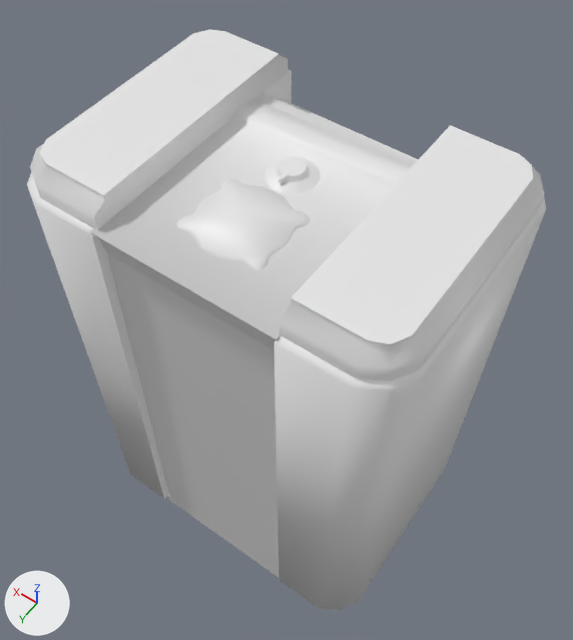
What one commit did to the FBX model FlaredreamDoc/modeling file/Artbox.FBX.
One viewpoint serves both versions: a camera (50 mm lens) standing at (-0.0369, 0.0427, 0.1247) and looking at (0.0022, -0.0119, 0.0388). The axes (+X, +Y, +Z) are drawn at lower left. The lights are the same throughout. Where no turn or scale is listed for an object, it has been applied to the vertices.

Script lines for the objects in view, before the commit:
```python
me_mesh = bpy.data.meshes.new('Mesh')
me_mesh.from_pydata(...)  # 346 vertices, 564 faces; spans x -0.024..0.024, y -0.0194..0.0154, z 0.0002..0.0708
me_mesh.materials.append(mat_4_poster_bed_d_shader)  # its picture is missing
ob_mesh0 = bpy.data.objects.new('Mesh0', me_mesh)
ob_mesh0.location = (0.0, -0.0066, 0.0)
```
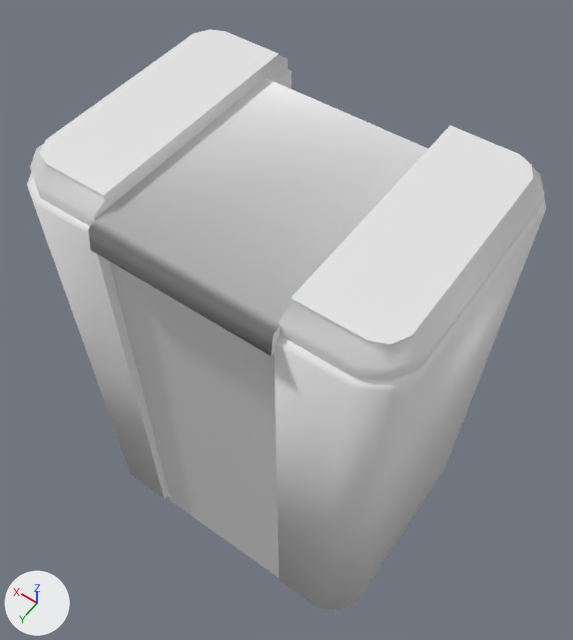
Location of each change, (x1, y1, x2, y2) in pixels of the pictures (573 x 640 px):
'Artbox1-1', added
    after: (88, 78, 428, 356)

What the commit changed:
Mesh me_mesh_001 is new.
It has 24 vertices, 44 faces and spans x -0.0114..0.0112, y -0.03..0.0008, z -0.0024..0.0034.
It uses material mat_4_poster_bed_d_shader (its picture is missing).
Object 'Artbox1-1' (ob_artbox1_1) is new; it shows me_mesh_001.
Its location is (0.0, 0.0087, 0.0656).
